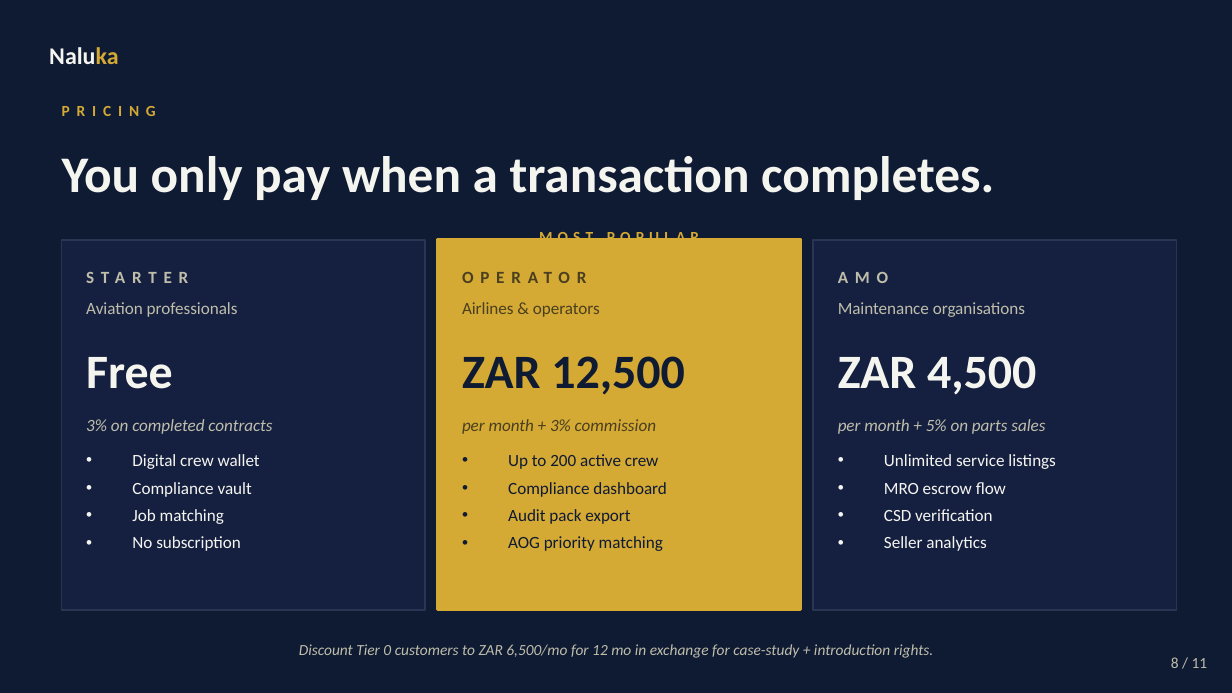
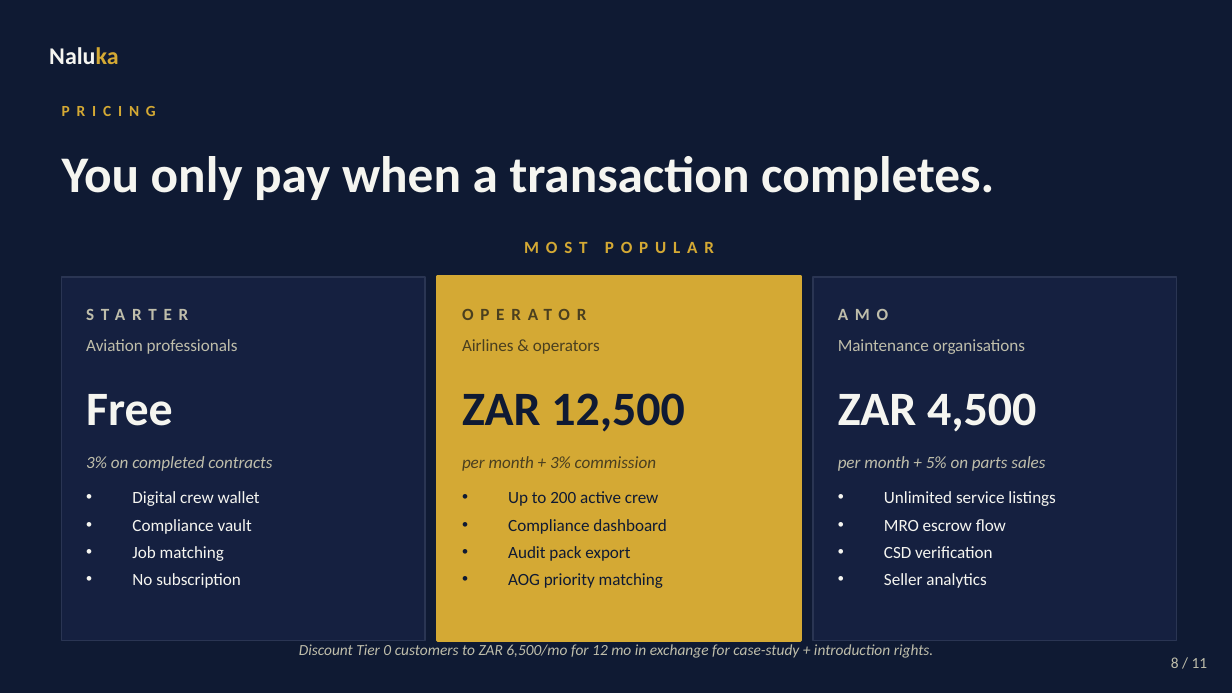
Before and after one commit to kmaleho27-wq/CAA-Aviation-Marketplace---Frontend-, a slide deck: slide 8 of docs/naluka-pitch.pptx. Drawn at 1232x693 pixels with LibreOffice and Linux fonts; fonts in the diff are those of the drawing. Boxes give left, top, right and bottom in pixels: in the first picture for what was removed or moved away, otherwise in the second. Text is boxed around its words. In the diff, an @@ line names an element or a change of style, - is before the commit and + after.

```diff
--- a/docs/naluka-pitch.pptx
+++ b/docs/naluka-pitch.pptx
@@ text "MOST POPULAR" moved from (x1=539, y1=229, x2=699, y2=238) to (x1=524, y1=242, x2=714, y2=253) @@
@@ text "MOST POPULAR" at (x1=524, y1=242, x2=714, y2=253): size 9 to 10 pt, letter spacing 3 to 4 pt @@
@@ rectangle resized from (x1=62, y1=240, x2=425, y2=610) to (x1=62, y1=277, x2=425, y2=641) @@
@@ rectangle resized from (x1=437, y1=240, x2=801, y2=610) to (x1=437, y1=277, x2=801, y2=641) @@
@@ rectangle resized from (x1=813, y1=240, x2=1177, y2=610) to (x1=813, y1=277, x2=1177, y2=641) @@
@@ 12 texts moved together from (x1=86, y1=272, x2=1045, y2=434) to (x1=86, y1=309, x2=1045, y2=471) @@
@@ text "Digital crew wallet" moved from (x1=132, y1=454, x2=260, y2=551) to (x1=132, y1=491, x2=260, y2=588) @@
@@ text "Up to 200 active crew" moved from (x1=508, y1=454, x2=667, y2=551) to (x1=508, y1=491, x2=667, y2=588) @@
@@ text "Unlimited service listings" moved from (x1=884, y1=454, x2=1056, y2=551) to (x1=884, y1=491, x2=1056, y2=588) @@
```
Also in this commit, not shown: 3 other slides changed, 1 other file.
